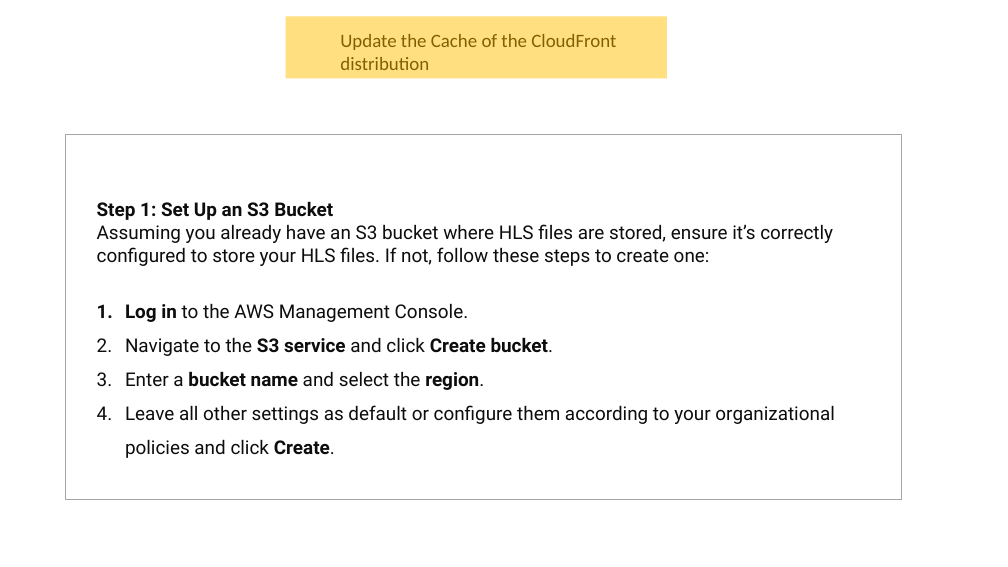
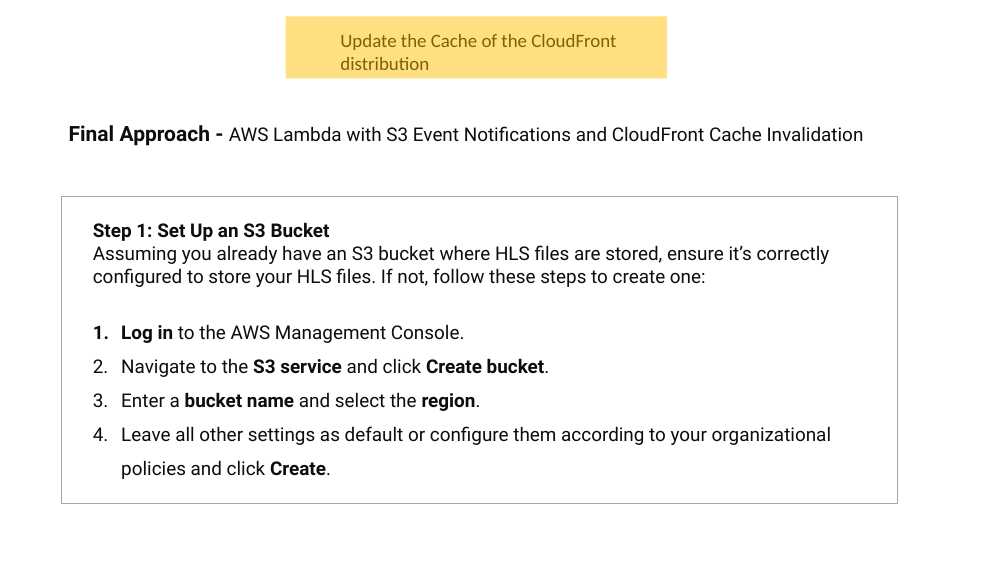
Before and after one commit to abmishra1234/DVR-Feature-Livestream, a slide deck: slide 9 of docs/Mp4ToHLS.pptx (slide 7 before the commit). Drawn at 1008x567 pixels with LibreOffice and Linux fonts; fonts in the diff are those of the drawing. Boxes give left, top, right and bottom in pixels: in the first picture for what was removed or moved away, otherwise in the second. Text is boxed around its words. In the diff, an @@ line names an element or a change of style, - is before the commit and + after.

```diff
--- a/docs/Mp4ToHLS.pptx
+++ b/docs/Mp4ToHLS.pptx
@@ text added at (69,125,864,146), 18 pt, text #0D0D0D @@
+Final Approach - AWS Lambda with S3 Event Notifications and CloudFront Cache Invalidation
@@ rectangle: place and size @@
-rectangle at (65,135,901,500)
+rectangle at (61,197,898,504)
@@ text "Step 1: Set Up an ...": place and size @@
-text "Step 1: Set Up an ..." at (97,201,834,458)
+text "Step 1: Set Up an ..." at (93,222,831,479)
```
Also in this commit, not shown: 8 slides added, 1 other file.
